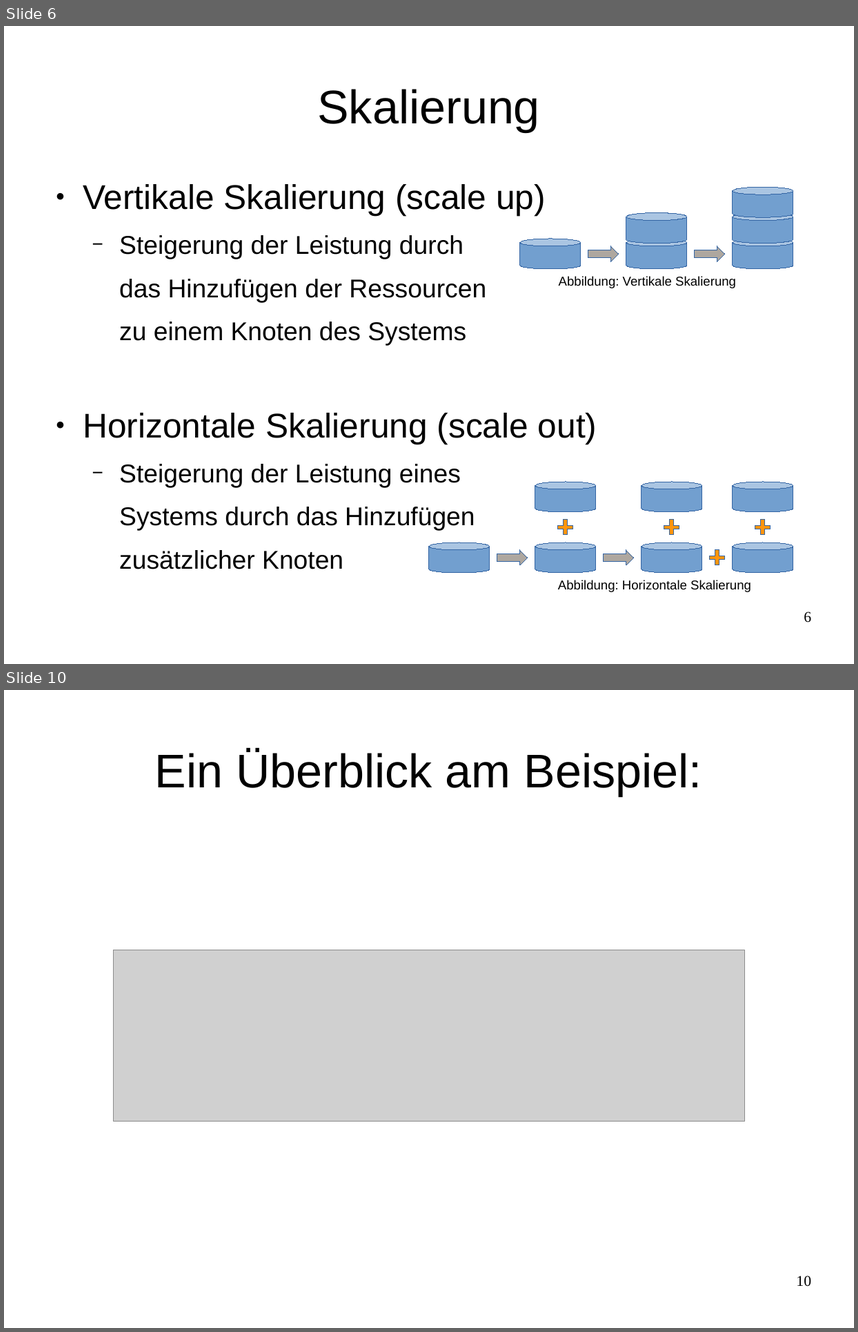
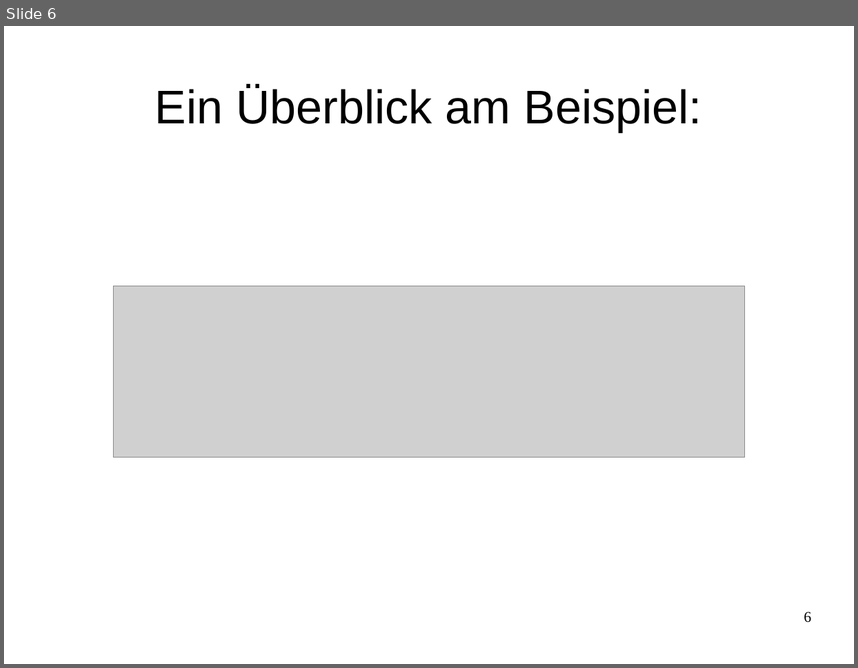
Before and after one commit to celentanos/inora, a slide deck: inora_vortrag_M.odp. Shown one above the other, each under a label of ours: slides 6 and 10 before the commit, slide 6 after it; the slides between them are not shown. The pictures are 858x1332 and 858x668 pixels, drawn with LibreOffice and Linux fonts; fonts in the diff are those of the drawing; grey boxes stand for pictures. Boxes give left, top, right and bottom in pixels: in the first picture for what was removed or moved away, otherwise in the second. Text is boxed around its words. In the diff, an @@ line names an element or a change of style, - is before the commit and + after.

```diff
--- a/inora_vortrag_M.odp
+++ b/inora_vortrag_M.odp
@@ slide 6 removed at bbox=[4, 26, 854, 664], background #FFFFFF @@
@@ title removed at bbox=[317, 89, 540, 132] @@
-Skalierung
@@ text removed at bbox=[83, 184, 597, 530] @@
-● Vertikale Skalierung (scale up)
-  − Steigerung der Leistung durch
-  das Hinzufügen der Ressourcen
-  zu einem Knoten des Systems
-● Horizontale Skalierung (scale out)
-  − Steigerung der Leistung eines
-  Systems durch das Hinzufügen
-  zusätzlicher Knoten
@@ group removed at bbox=[520, 187, 794, 269]: 6 cylinders, 2 right arrows @@
@@ text removed at bbox=[559, 276, 736, 288] @@
-Abbildung: Vertikale Skalierung
@@ group removed at bbox=[429, 482, 794, 572]: 7 cylinders, 4 pluses, 2 right arrows @@
@@ text removed at bbox=[558, 579, 751, 592] @@
-Abbildung: Horizontale Skalierung
@@ page number removed at bbox=[804, 611, 811, 622] @@
-6
@@ what was slide 10 is now slide 6 @@
@@ page number at bbox=[804, 611, 811, 622]: text changed @@
-10
+6
```
Also in this commit, not shown: 8 slides changed, 6 slides added, 8 other slides removed, 3 other files.
